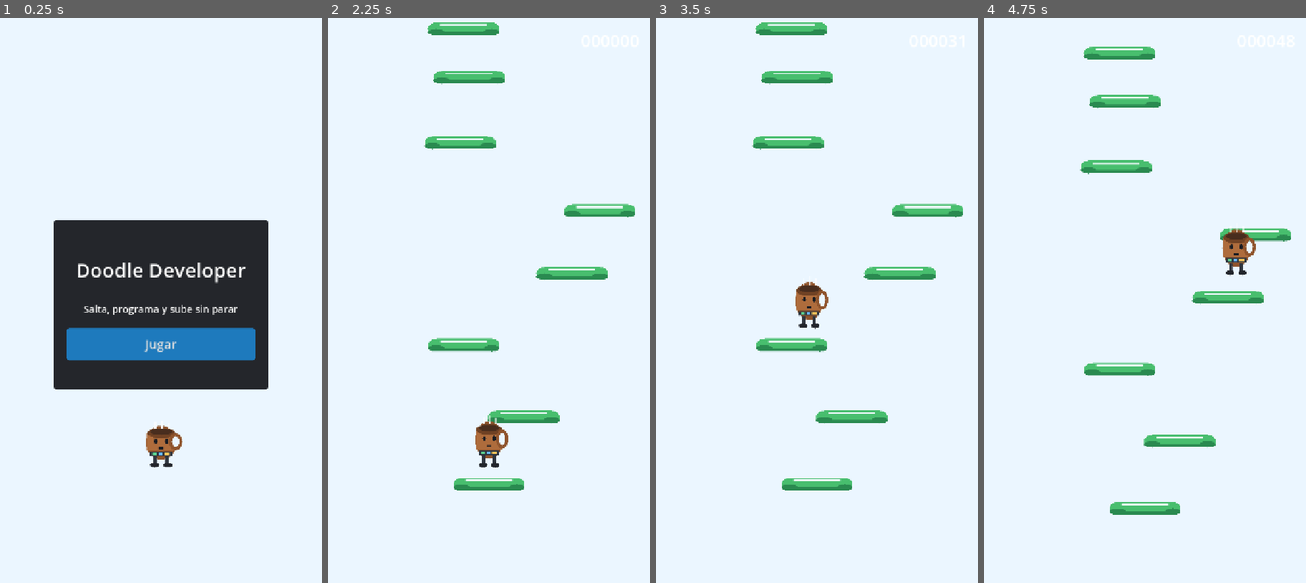
Above: before the commit, frames 1-4 (left to right).
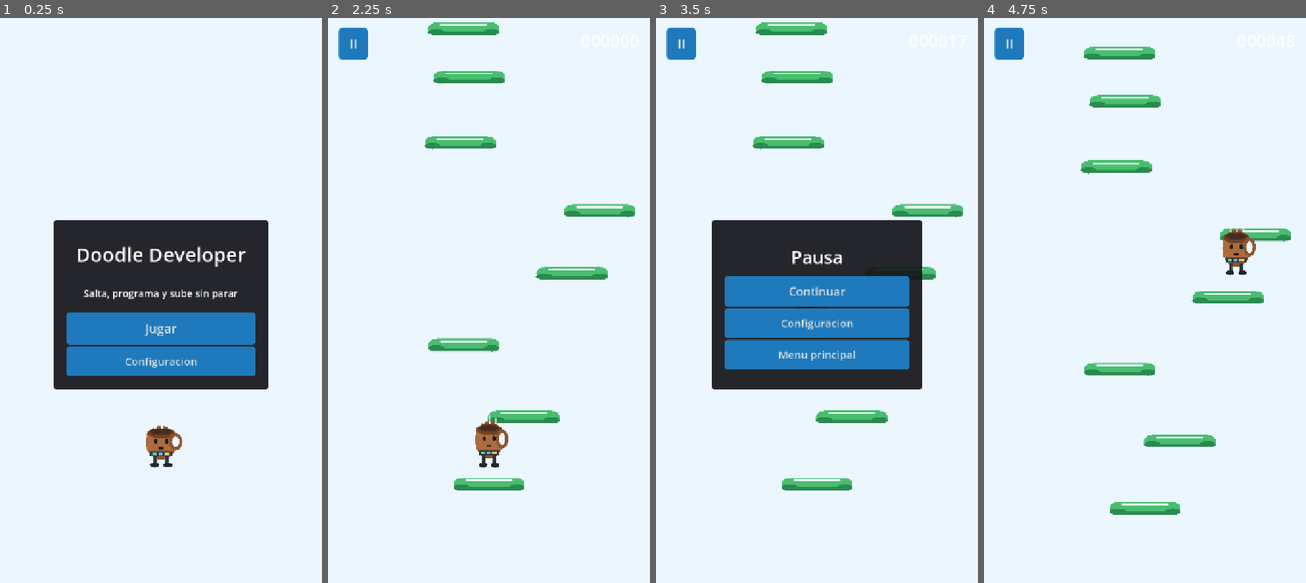
Above: after the commit, the same moments.

Repository: Mukul578/DoodleDeveloper
Game: Godot game, scene res://Scenes/Main.tscn
The game is run twice, just before and just after one commit, with the same random seed, the same clock (stepped at 60 frames per second) and the same inputs. Sound files missing from this copy of the repository are replaced by a short silence.
Inputs (mouse positions are in pixels of both pictures, inside the frame that each line leads up to):
- Up to frame 1 (0.25 s): no input
- Up to frame 2 (2.25 s): click (489, 362) at 0.5 s, where only the run after the commit has a clickable "Configuracion"; click (489, 362) at 1.25 s, where only the run after the commit has a clickable "Volver"; click "Jugar" at 2 s
- Up to frame 3 (3.5 s): click (681, 46) at 2.75 s, where only the run after the commit has a clickable "II"
- Up to frame 4 (4.75 s): click (1145, 289) at 3.5 s, where only the run after the commit has a clickable "Continuar"; hold Right (move_right) from 4.28 s (still down)

The runs differ from the first frame. In frame 1, 5.7% of the frame differs, in the area x 20-80%, y 40-64%; in frame 2, 0.5%; in frame 3, 20%, in the area x 3-83%, y 1-66%; in frame 4, 0.5%.

Commit message:
Anadir pausa configuracion y audio por plataforma

Diff:
--- a/Scenes/Main.tscn
+++ b/Scenes/Main.tscn
@@ -6,6 +6,9 @@
 [ext_resource type="AudioStream" path="res://Assets/Audio/break.wav" id="4_break_sfx"]
 [ext_resource type="AudioStream" path="res://Assets/Audio/fall.wav" id="5_fall_sfx"]
 [ext_resource type="AudioStream" path="res://Assets/Audio/music_loop.wav" id="6_music_loop"]
+[ext_resource type="AudioStream" path="res://Assets/Audio/platform_normal_land.wav" id="7_platform_normal"]
+[ext_resource type="AudioStream" path="res://Assets/Audio/platform_moving_land.wav" id="8_platform_moving"]
+[ext_resource type="AudioStream" path="res://Assets/Audio/platform_breakable_land.wav" id="9_platform_breakable"]
 
 [sub_resource type="StyleBoxFlat" id="StyleBoxFlat_panel"]
 content_margin_left = 28.0
@@ -65,6 +68,18 @@
 stream = ExtResource("5_fall_sfx")
 volume_db = -6.0
 
+[node name="NormalPlatformSFX" type="AudioStreamPlayer" parent="Audio"]
+stream = ExtResource("7_platform_normal")
+volume_db = -6.0
+
+[node name="MovingPlatformSFX" type="AudioStreamPlayer" parent="Audio"]
+stream = ExtResource("8_platform_moving")
+volume_db = -6.0
+
+[node name="BreakablePlatformSFX" type="AudioStreamPlayer" parent="Audio"]
+stream = ExtResource("9_platform_breakable")
+volume_db = -6.0
+
 [node name="Music" type="AudioStreamPlayer" parent="Audio"]
 stream = ExtResource("6_music_loop")
 volume_db = -18.0
@@ -129,6 +144,15 @@
 theme_override_styles/hover = SubResource("StyleBoxFlat_button")
 text = "Jugar"
 
+[node name="SettingsButton" type="Button" parent="UI/MenuLayer/Panel/VBoxContainer"]
+custom_minimum_size = Vector2(0, 62)
+layout_mode = 2
+theme_override_font_sizes/font_size = 24
+theme_override_styles/normal = SubResource("StyleBoxFlat_button")
+theme_override_styles/pressed = SubResource("StyleBoxFlat_button")
+theme_override_styles/hover = SubResource("StyleBoxFlat_button")
+text = "Configuracion"
+
 [node name="HUDLayer" type="CanvasLayer" parent="UI" unique_id=788094668]
 layer = 10
 
@@ -157,6 +181,17 @@
 theme_override_font_sizes/font_size = 38
 text = "000000"
 horizontal_alignment = 2
+
+[node name="PauseButton" type="Button" parent="UI/HUDLayer"]
+offset_left = 24.0
+offset_top = 22.0
+offset_right = 88.0
+offset_bottom = 82.0
+theme_override_font_sizes/font_size = 28
+theme_override_styles/normal = SubResource("StyleBoxFlat_button")
+theme_override_styles/pressed = SubResource("StyleBoxFlat_button")
+theme_override_styles/hover = SubResource("StyleBoxFlat_button")
+text = "II"
 
 [node name="LeftTouch" type="TouchScreenButton" parent="UI/HUDLayer/TouchControls" unique_id=846647538]
 position = Vector2(180, 640)
@@ -243,3 +278,143 @@
 theme_override_styles/pressed = SubResource("StyleBoxFlat_button")
 theme_override_styles/hover = SubResource("StyleBoxFlat_button")
 text = "Menu principal"
+
+[node name="PauseLayer" type="CanvasLayer" parent="UI"]
+process_mode = 3
+layer = 30
+visible = false
+
+[node name="Panel" type="Panel" parent="UI/PauseLayer"]
+anchors_preset = 8
+anchor_left = 0.5
+anchor_top = 0.5
+anchor_right = 0.5
+anchor_bottom = 0.5
+offset_left = -235.0
+offset_top = -190.0
+offset_right = 235.0
+offset_bottom = 190.0
+grow_horizontal = 2
+grow_vertical = 2
+theme_override_styles/panel = SubResource("StyleBoxFlat_panel")
+
+[node name="VBoxContainer" type="VBoxContainer" parent="UI/PauseLayer/Panel"]
+layout_mode = 0
+anchor_right = 1.0
+anchor_bottom = 1.0
+offset_left = 28.0
+offset_top = 28.0
+offset_right = -28.0
+offset_bottom = -28.0
+grow_horizontal = 2
+grow_vertical = 2
+alignment = 1
+
+[node name="TitleLabel" type="Label" parent="UI/PauseLayer/Panel/VBoxContainer"]
+custom_minimum_size = Vector2(0, 76)
+layout_mode = 2
+theme_override_font_sizes/font_size = 40
+text = "Pausa"
+horizontal_alignment = 1
+vertical_alignment = 1
+
+[node name="ResumeButton" type="Button" parent="UI/PauseLayer/Panel/VBoxContainer"]
+custom_minimum_size = Vector2(0, 66)
+layout_mode = 2
+theme_override_font_sizes/font_size = 26
+theme_override_styles/normal = SubResource("StyleBoxFlat_button")
+theme_override_styles/pressed = SubResource("StyleBoxFlat_button")
+theme_override_styles/hover = SubResource("StyleBoxFlat_button")
+text = "Continuar"
+
+[node name="PauseSettingsButton" type="Button" parent="UI/PauseLayer/Panel/VBoxContainer"]
+custom_minimum_size = Vector2(0, 66)
+layout_mode = 2
+theme_override_font_sizes/font_size = 24
+theme_override_styles/normal = SubResource("StyleBoxFlat_button")
+theme_override_styles/pressed = SubResource("StyleBoxFlat_button")
+theme_override_styles/hover = SubResource("StyleBoxFlat_button")
+text = "Configuracion"
+
+[node name="PauseMenuButton" type="Button" parent="UI/PauseLayer/Panel/VBoxContainer"]
+custom_minimum_size = Vector2(0, 66)
+layout_mode = 2
+theme_override_font_sizes/font_size = 24
+theme_override_styles/normal = SubResource("StyleBoxFlat_button")
+theme_override_styles/pressed = SubResource("StyleBoxFlat_button")
+theme_override_styles/hover = SubResource("StyleBoxFlat_button")
+text = "Menu principal"
+
+[node name="SettingsLayer" type="CanvasLayer" parent="UI"]
+process_mode = 3
+layer = 40
+visible = false
+
+[node name="Panel" type="Panel" parent="UI/SettingsLayer"]
+anchors_preset = 8
+anchor_left = 0.5
+anchor_top = 0.5
+anchor_right = 0.5
+anchor_bottom = 0.5
+offset_left = -260.0
+offset_top = -230.0
+offset_right = 260.0
+offset_bottom = 230.0
+grow_horizontal = 2
+grow_vertical = 2
+theme_override_styles/panel = SubResource("StyleBoxFlat_panel")
+
+[node name="VBoxContainer" type="VBoxContainer" parent="UI/SettingsLayer/Panel"]
+layout_mode = 0
+anchor_right = 1.0
+anchor_bottom = 1.0
+offset_left = 30.0
+offset_top = 28.0
+offset_right = -30.0
+offset_bottom = -28.0
+grow_horizontal = 2
+grow_vertical = 2
+alignment = 1
+
+[node name="TitleLabel" type="Label" parent="UI/SettingsLayer/Panel/VBoxContainer"]
+custom_minimum_size = Vector2(0, 72)
+layout_mode = 2
+theme_override_font_sizes/font_size = 38
+text = "Configuracion"
+horizontal_alignment = 1
+vertical_alignment = 1
+
+[node name="MusicLabel" type="Label" parent="UI/SettingsLayer/Panel/VBoxContainer"]
+custom_minimum_size = Vector2(0, 38)
+layout_mode = 2
+theme_override_font_sizes/font_size = 22
+text = "Musica"
+
+[node name="MusicSlider" type="HSlider" parent="UI/SettingsLayer/Panel/VBoxContainer"]
+custom_minimum_size = Vector2(0, 46)
+layout_mode = 2
+max_value = 1.0
+step = 0.01
+value = 0.8
+
+[node name="EffectsLabel" type="Label" parent="UI/SettingsLayer/Panel/VBoxContainer"]
+custom_minimum_size = Vector2(0, 38)
+layout_mode = 2
+theme_override_font_sizes/font_size = 22
+text = "Efectos"
+
+[node name="EffectsSlider" type="HSlider" parent="UI/SettingsLayer/Panel/VBoxContainer"]
+custom_minimum_size = Vector2(0, 46)
+layout_mode = 2
+max_value = 1.0
+step = 0.01
+value = 0.85
+
+[node name="SettingsBackButton" type="Button" parent="UI/SettingsLayer/Panel/VBoxContainer"]
+custom_minimum_size = Vector2(0, 66)
+layout_mode = 2
+theme_override_font_sizes/font_size = 24
+theme_override_styles/normal = SubResource("StyleBoxFlat_button")
+theme_override_styles/pressed = SubResource("StyleBoxFlat_button")
+theme_override_styles/hover = SubResource("StyleBoxFlat_button")
+text = "Volver"
--- a/Scripts/game.gd
+++ b/Scripts/game.gd
@@ -2,6 +2,9 @@
 
 const VIEWPORT_SIZE := Vector2(720.0, 1280.0)
 const PLATFORM_SCENE := preload("res://Scenes/Platform.tscn")
+const PLATFORM_NORMAL := 0
+const PLATFORM_MOVING := 1
+const PLATFORM_BREAKABLE := 2
 const START_Y := 1040.0
 const PLATFORM_VERTICAL_GAP := Vector2(105.0, 165.0)
 const CLEANUP_MARGIN := 180.0
@@ -13,13 +16,20 @@
 @onready var menu_layer: CanvasLayer = $UI/MenuLayer
 @onready var hud_layer: CanvasLayer = $UI/HUDLayer
 @onready var game_over_layer: CanvasLayer = $UI/GameOverLayer
+@onready var pause_layer: CanvasLayer = $UI/PauseLayer
+@onready var settings_layer: CanvasLayer = $UI/SettingsLayer
 @onready var score_label: Label = $UI/HUDLayer/MarginContainer/ScoreLabel
 @onready var final_score_label: Label = $UI/GameOverLayer/Panel/VBoxContainer/FinalScoreLabel
 @onready var best_score_label: Label = $UI/GameOverLayer/Panel/VBoxContainer/BestScoreLabel
 @onready var jump_sfx: AudioStreamPlayer = $Audio/JumpSFX
 @onready var break_sfx: AudioStreamPlayer = $Audio/BreakSFX
 @onready var fall_sfx: AudioStreamPlayer = $Audio/FallSFX
+@onready var normal_platform_sfx: AudioStreamPlayer = $Audio/NormalPlatformSFX
+@onready var moving_platform_sfx: AudioStreamPlayer = $Audio/MovingPlatformSFX
+@onready var breakable_platform_sfx: AudioStreamPlayer = $Audio/BreakablePlatformSFX
 @onready var music: AudioStreamPlayer = $Audio/Music
+@onready var music_slider: HSlider = $UI/SettingsLayer/Panel/VBoxContainer/MusicSlider
+@onready var effects_slider: HSlider = $UI/SettingsLayer/Panel/VBoxContainer/EffectsSlider
 
 var score := 0
 var best_score := 0
@@ -27,21 +37,34 @@
 var score_start_y := START_Y
 var next_platform_y := START_Y
 var running := false
+var paused := false
+var _settings_return_layer: CanvasLayer
+var _music_volume := 0.8
+var _effects_volume := 0.85
 
 
 func _ready() -> void:
+	process_mode = Node.PROCESS_MODE_ALWAYS
 	randomize()
 	player.viewport_width = VIEWPORT_SIZE.x
-	player.bounced.connect(_on_player_bounced)
 	$UI/MenuLayer/Panel/VBoxContainer/StartButton.pressed.connect(start_game)
+	$UI/MenuLayer/Panel/VBoxContainer/SettingsButton.pressed.connect(_open_settings_from_menu)
+	$UI/HUDLayer/PauseButton.pressed.connect(pause_game)
 	$UI/GameOverLayer/Panel/VBoxContainer/RetryButton.pressed.connect(start_game)
 	$UI/GameOverLayer/Panel/VBoxContainer/MenuButton.pressed.connect(show_main_menu)
+	$UI/PauseLayer/Panel/VBoxContainer/ResumeButton.pressed.connect(resume_game)
+	$UI/PauseLayer/Panel/VBoxContainer/PauseSettingsButton.pressed.connect(_open_settings_from_pause)
+	$UI/PauseLayer/Panel/VBoxContainer/PauseMenuButton.pressed.connect(show_main_menu)
+	$UI/SettingsLayer/Panel/VBoxContainer/SettingsBackButton.pressed.connect(_close_settings)
+	music_slider.value_changed.connect(_on_music_volume_changed)
+	effects_slider.value_changed.connect(_on_effects_volume_changed)
 	music.finished.connect(_on_music_finished)
+	_apply_volume_settings()
 	_show_menu()
 
 
 func _process(_delta: float) -> void:
-	if not running:
+	if not running or paused:
 		return
 
 	_update_camera()
@@ -52,6 +75,8 @@
 
 
 func start_game() -> void:
+	get_tree().paused = false
+	paused = false
 	_clear_platforms()
 	score = 0
 	score_start_y = START_Y - 90.0
@@ -61,38 +86,60 @@
 	player.reset(Vector2(VIEWPORT_SIZE.x * 0.5, score_start_y))
 	_create_starting_platforms()
 	score_label.text = "%06d" % score
-	_set_ui_state(false, true, false)
+	_set_ui_state(false, true, false, false, false)
 	_play_music()
 	running = true
 
 
 func show_main_menu() -> void:
+	get_tree().paused = false
+	paused = false
 	_clear_platforms()
 	camera.position = Vector2(VIEWPORT_SIZE.x * 0.5, VIEWPORT_SIZE.y * 0.5)
 	player.position = Vector2(VIEWPORT_SIZE.x * 0.5, START_Y - 90.0)
 	_show_menu()
 
 
+func pause_game() -> void:
+	if not running or paused:
+		return
+	paused = true
+	pause_layer.visible = true
+	get_tree().paused = true
+
+
+func resume_game() -> void:
+	if not paused:
+		return
+	get_tree().paused = false
+	paused = false
+	pause_layer.visible = false
+
+
 func _show_menu() -> void:
 	running = false
 	player.stop()
-	_set_ui_state(true, false, false)
+	_set_ui_state(true, false, false, false, false)
 
 
 func _game_over() -> void:
+	get_tree().paused = false
+	paused = false
 	running = false
 	player.stop()
 	best_score = max(best_score, score)
 	final_score_label.text = "Puntuacion: %d" % score
 	best_score_label.text = "Record: %d" % best_score
-	_set_ui_state(false, false, true)
+	_set_ui_state(false, false, true, false, false)
 	_play_one_shot(fall_sfx)
 
 
-func _set_ui_state(show_menu: bool, show_hud: bool, show_game_over: bool) -> void:
+func _set_ui_state(show_menu: bool, show_hud: bool, show_game_over: bool, show_pause: bool, show_settings: bool) -> void:
 	menu_layer.visible = show_menu
 	hud_layer.visible = show_hud
 	game_over_layer.visible = show_game_over
+	pause_layer.visible = show_pause
+	settings_layer.visible = show_settings
 
 
 func _create_starting_platforms() -> void:
@@ -115,6 +162,8 @@
 	platforms_root.add_child(platform)
 	if platform.has_method("setup"):
 		platform.setup(type)
+	if platform.has_signal("landed"):
+		platform.landed.connect(_on_platform_landed)
 	if platform.has_signal("broken"):
 		platform.broken.connect(_on_platform_broken)
 
@@ -122,10 +171,10 @@
 func _choose_platform_type() -> int:
 	var roll := randf()
 	if score > 70 and roll < 0.16:
-		return 2
+		return PLATFORM_BREAKABLE
 	if score > 35 and roll < 0.38:
-		return 1
-	return 0
+		return PLATFORM_MOVING
+	return PLATFORM_NORMAL
 
 
 func _update_camera() -> void:
@@ -158,8 +207,16 @@
 		platform.queue_free()
 
 
-func _on_player_bounced() -> void:
-	_play_one_shot(jump_sfx)
+func _on_platform_landed(platform_type: int) -> void:
+	match platform_type:
+		PLATFORM_NORMAL:
+			_play_one_shot(normal_platform_sfx)
+		PLATFORM_MOVING:
+			_play_one_shot(moving_platform_sfx)
+		PLATFORM_BREAKABLE:
+			_play_one_shot(breakable_platform_sfx)
+		_:
+			_play_one_shot(jump_sfx)
 
 
 func _on_platform_broken() -> void:
@@ -179,3 +236,45 @@
 func _play_one_shot(player_node: AudioStreamPlayer) -> void:
 	player_node.stop()
 	player_node.play()
+
+
+func _open_settings_from_menu() -> void:
+	_settings_return_layer = menu_layer
+	menu_layer.visible = false
+	settings_layer.visible = true
+
+
+func _open_settings_from_pause() -> void:
+	_settings_return_layer = pause_layer
+	pause_layer.visible = false
+	settings_layer.visible = true
+
+
+func _close_settings() -> void:
+	settings_layer.visible = false
+	if _settings_return_layer != null:
+		_settings_return_layer.visible = true
+	else:
+		menu_layer.visible = true
+
+
+func _on_music_volume_changed(value: float) -> void:
+	_music_volume = value
+	_apply_volume_settings()
+
+
+func _on_effects_volume_changed(value: float) -> void:
+	_effects_volume = value
+	_apply_volume_settings()
+
+
+func _apply_volume_settings() -> void:
+	music.volume_db = _linear_to_db(_music_volume, -18.0)
+	for sfx in [jump_sfx, break_sfx, fall_sfx, normal_platform_sfx, moving_platform_sfx, breakable_platform_sfx]:
+		sfx.volume_db = _linear_to_db(_effects_volume, -6.0)
+
+
+func _linear_to_db(value: float, base_db: float) -> float:
+	if value <= 0.0:
+		return -80.0
+	return base_db + linear_to_db(value)
--- a/Scripts/platform.gd
+++ b/Scripts/platform.gd
@@ -1,5 +1,6 @@
 extends AnimatableBody2D
 
+signal landed(platform_type: int)
 signal broken
 
 enum PlatformType { NORMAL, MOVING, BREAKABLE }
@@ -42,11 +43,13 @@
 	if platform_type == PlatformType.BREAKABLE:
 		if player.has_method("bounce"):
 			player.bounce()
+		landed.emit(platform_type)
 		_break()
 		return
 
 	if player.has_method("bounce"):
 		player.bounce()
+	landed.emit(platform_type)
 
 
 func _break() -> void:
--- a/Scripts/player.gd
+++ b/Scripts/player.gd
@@ -1,8 +1,6 @@
 extends CharacterBody2D
 
 signal fell_below_screen
-signal bounced
-
 @export var move_speed := 520.0
 @export var jump_velocity := -940.0
 @export var gravity := 2200.0
@@ -44,7 +42,6 @@
 
 func bounce(extra_multiplier := 1.0) -> void:
 	velocity.y = jump_velocity * extra_multiplier
-	bounced.emit()
 	_play_jump_animation()
 
 
Not shown, added: Assets/Audio/platform_breakable_land.wav.import
Not shown, added: Assets/Audio/platform_moving_land.wav.import
Not shown, added: Assets/Audio/platform_normal_land.wav.import
Not shown, added: export_presets.cfg
Not shown, changed: .gitignore
Not shown, added: Assets/Audio/platform_breakable_land.wav
Not shown, added: Assets/Audio/platform_moving_land.wav
Not shown, added: Assets/Audio/platform_normal_land.wav
Not shown, changed: estado_proyecto.md
